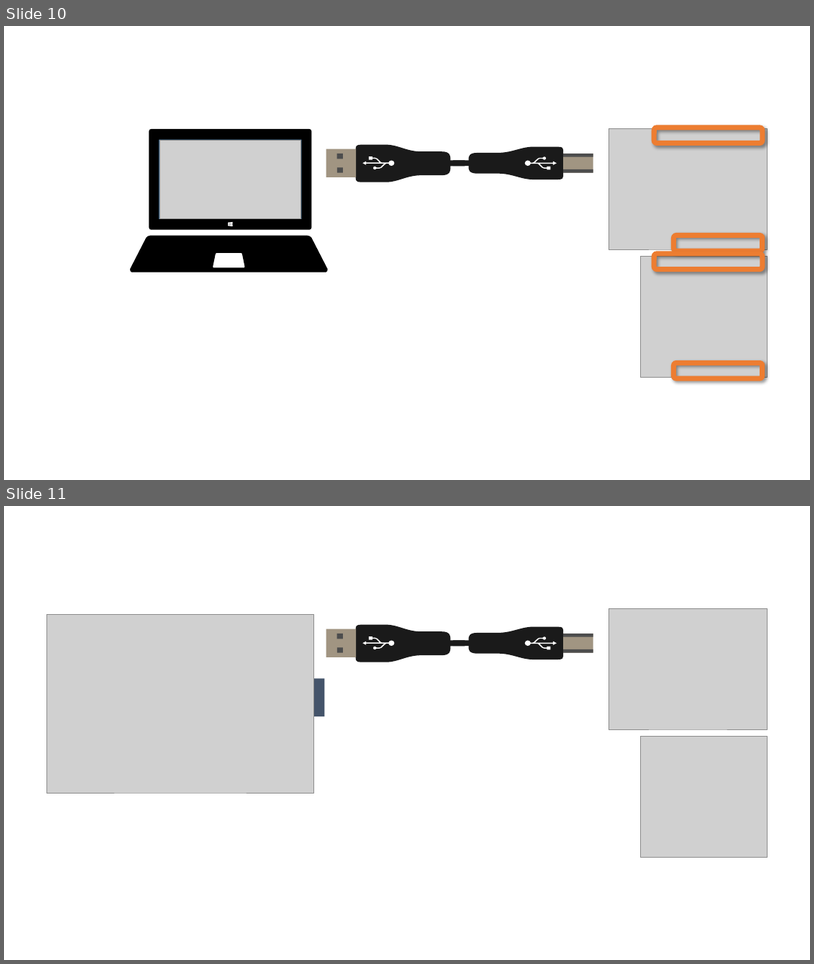
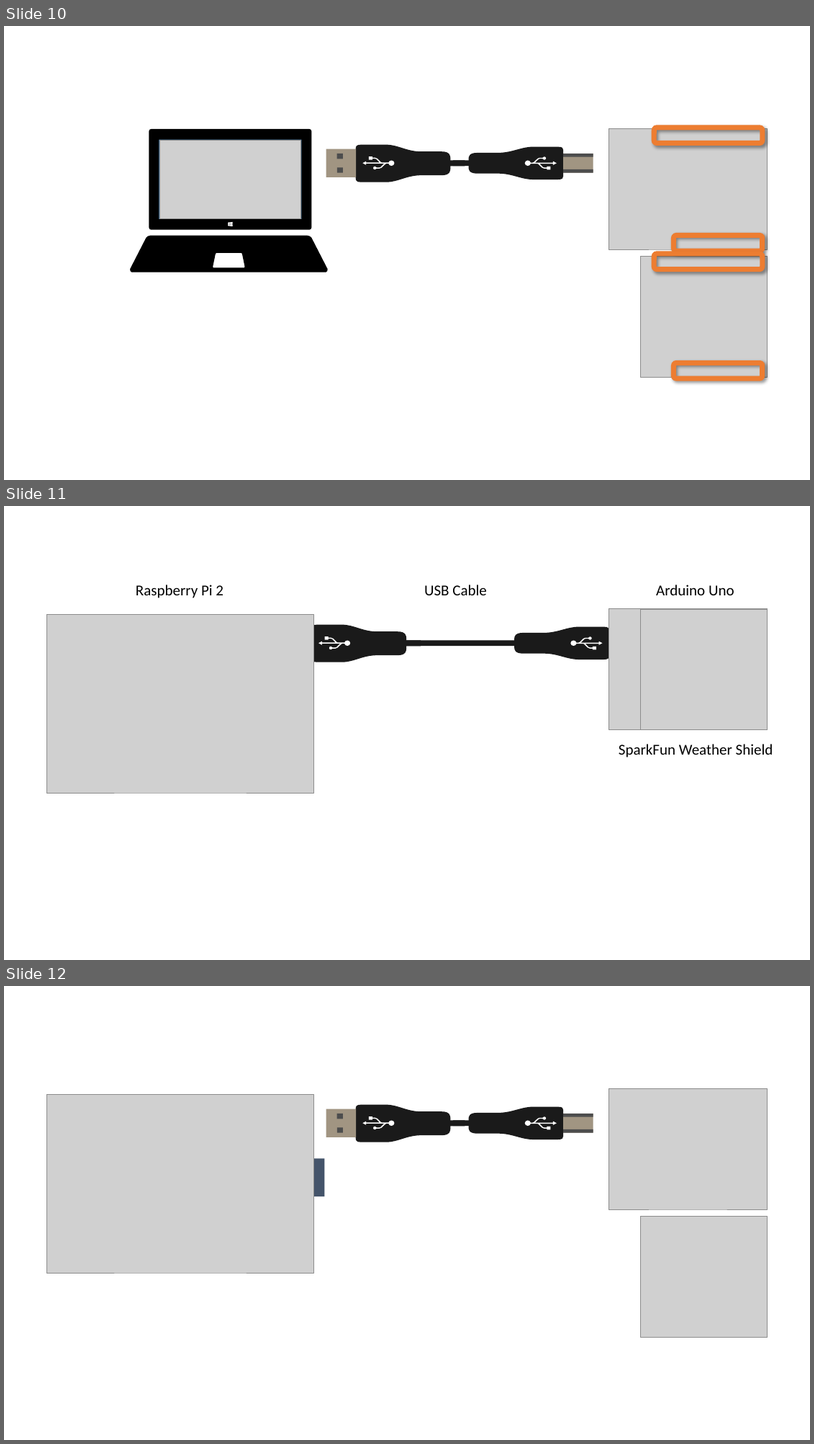
Before and after one commit to zebular13/connectthedots, a slide deck: HOLs/images/SolutionArchitecture/SolutionArchitecture.pptx. Shown one above the other, each under a label of ours: slides 10 and 11 before the commit, slides 10, 11 and 12 after it. The pictures are 814x964 and 814x1444 pixels, drawn with LibreOffice and Linux fonts; fonts in the diff are those of the drawing; grey boxes stand for pictures. Boxes give left, top, right and bottom in pixels: in the first picture for what was removed or moved away, otherwise in the second. Text is boxed around its words. In the diff, an @@ line names an element or a change of style, - is before the commit and + after.

Commit message:
Initial Arduino Lab Complete

```diff
--- a/HOLs/images/SolutionArchitecture/SolutionArchitecture.pptx
+++ b/HOLs/images/SolutionArchitecture/SolutionArchitecture.pptx
@@ slide 11 added at (x1=4, y1=506, x2=810, y2=960), background #FFFFFF @@
@@ text added at (x1=136, y1=584, x2=224, y2=598), 18 pt, text #000000 @@
+Raspberry Pi 2
@@ text added at (x1=424, y1=584, x2=487, y2=595), 18 pt, text #000000 @@
+USB Cable
@@ text added at (x1=656, y1=584, x2=735, y2=595), 18 pt, text #000000 @@
+Arduino Uno
@@ picture added at (x1=609, y1=609, x2=767, y2=729) @@
@@ picture added at (x1=641, y1=609, x2=767, y2=729) @@
@@ picture added at (x1=47, y1=614, x2=314, y2=793) @@
@@ freeform shape added at (x1=312, y1=625, x2=407, y2=662), fill #1A1A1A @@
@@ freeform shape added at (x1=319, y1=636, x2=350, y2=650), fill #FFFFFF @@
@@ freeform shape added at (x1=403, y1=641, x2=422, y2=646), fill #1A1A1A @@
@@ group added at (x1=400, y1=627, x2=639, y2=659): 3 freeform shapes, 3 rectangles @@
@@ text added at (x1=619, y1=744, x2=774, y2=757), 18 pt, text #000000 @@
+SparkFun Weather Shield
@@ what was slide 11 is now slide 12 @@
```
Also in this commit, not shown: 8 other files.
